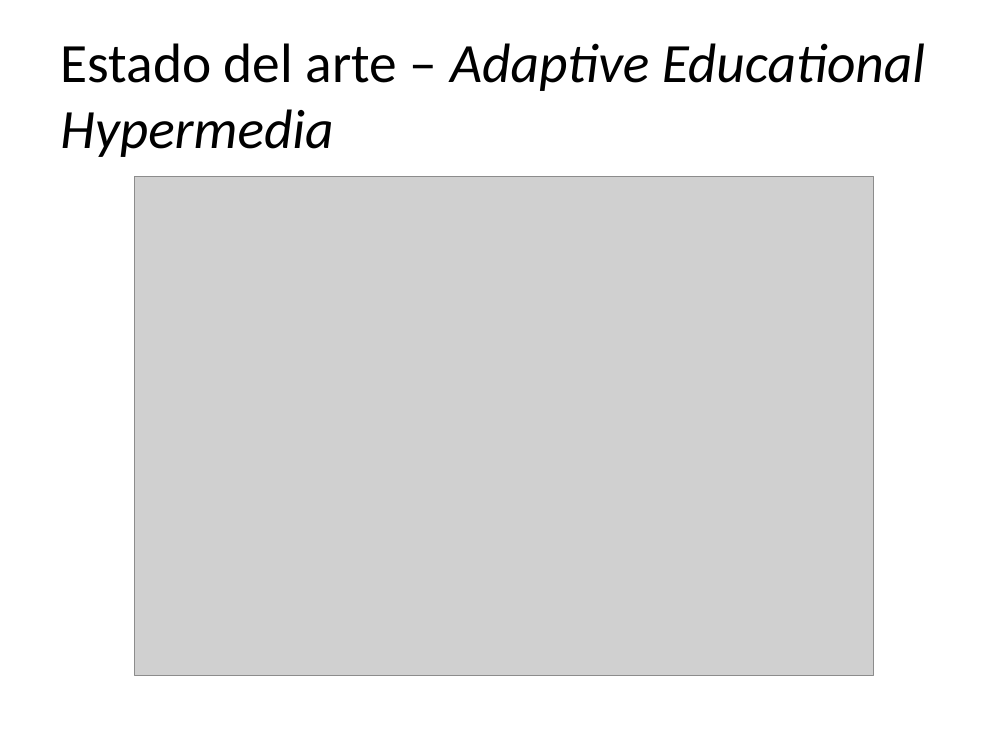
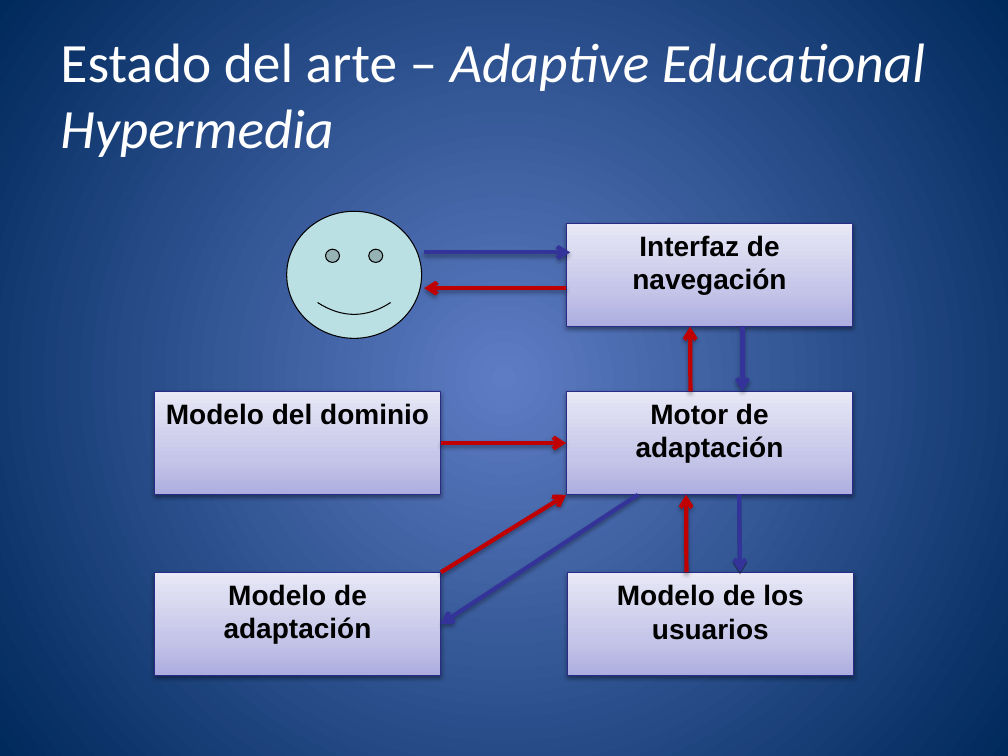
Before and after one commit to molins/TFG, a slide deck: slide 8 of presentacion/TFG.pptx. Drawn at 1008x756 pixels with LibreOffice and Linux fonts; fonts in the diff are those of the drawing; grey boxes stand for pictures. Boxes give left, top, right and bottom in pixels: in the first picture for what was removed or moved away, otherwise in the second. Text is boxed around its words. In the diff, an @@ line names an element or a change of style, - is before the commit and + after.

```diff
--- a/presentacion/TFG.pptx
+++ b/presentacion/TFG.pptx
@@ background #FFFFFF to gradient #5E7CC5 to #00295C @@
@@ title "Estado del arte – Adaptive ..." at (x1=60, y1=43, x2=925, y2=157): text colour #000000 to #FFFFFF @@
@@ picture removed at (x1=134, y1=176, x2=874, y2=675) @@
@@ group added at (x1=154, y1=212, x2=854, y2=676): 9 arrows, 5 rectangles, 1 smiley face @@
+Modelo de los usuarios
+Motor de adaptación
+Interfaz de navegación
+Modelo del dominio
+Modelo de adaptación
```
Also in this commit, not shown: 32 other slides changed, 2 slides added, 1 other file.
